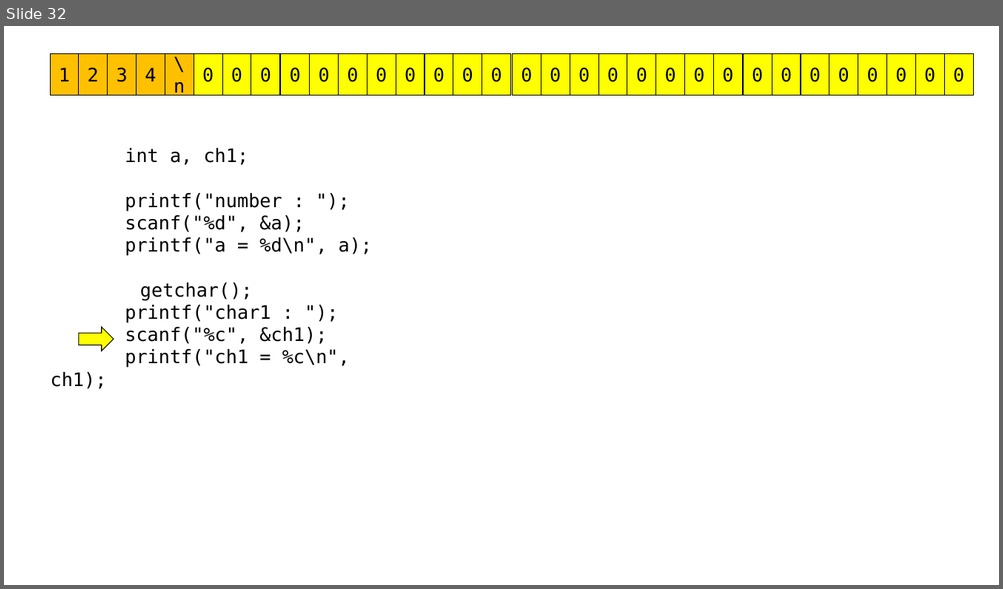
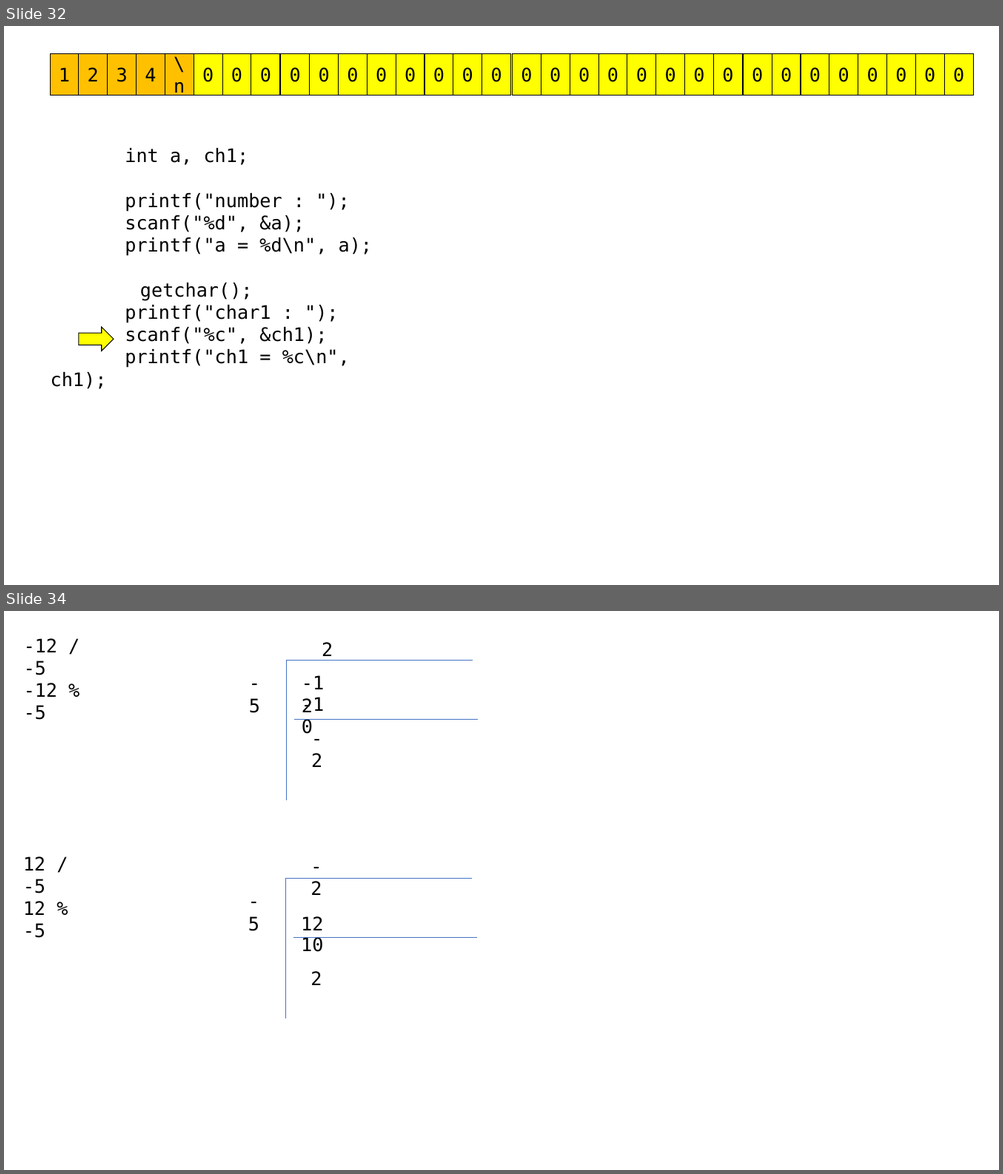
Before and after one commit to imguru-mooc/C_basic_AIR, a slide deck: C_판서.pptx. Shown one above the other, each under a label of ours: slide 32 before the commit, slides 32 and 34 after it; the slides between them are not shown. The pictures are 1003x589 and 1003x1174 pixels, drawn with LibreOffice and Linux fonts; fonts in the diff are those of the drawing. Boxes give left, top, right and bottom in pixels: in the first picture for what was removed or moved away, otherwise in the second. Text is boxed around its words. In the diff, an @@ line names an element or a change of style, - is before the commit and + after.

```diff
--- a/C_판서.pptx
+++ b/C_판서.pptx
@@ slide 34 added at (4,611,999,1170), background #FFFFFF @@
@@ text added at (24,638,58,720), 18 pt, text #000000 @@
+-12 / -5
+-12 % -5
@@ text added at (321,642,333,661), 18 pt, text #000000 @@
+2
@@ line added from (286, 661) to (472, 661), #4472C4 0.5 pt @@
@@ line added from (286, 661) to (286, 800), #4472C4 0.5 pt @@
@@ text added at (249,698,260,713), 18 pt, text #000000 @@
+-5
@@ text added at (301,698,313,712), 18 pt, text #000000 @@
+-2
@@ line added from (294, 719) to (478, 719), #4472C4 0.5 pt @@
@@ text added at (23,857,45,938), 18 pt, text #000000 @@
+12 / -5
+12 % -5
@@ line added from (285, 879) to (472, 879), #4472C4 0.5 pt @@
@@ line added from (285, 879) to (285, 1019), #4472C4 0.5 pt @@
@@ text added at (293,886,340,916), 18 pt, text #000000 @@
+12
@@ text added at (310,881,321,895), 18 pt, text #000000 @@
+-2
@@ text added at (248,917,259,931), 18 pt, text #000000 @@
+-5
@@ text added at (293,907,340,937), 18 pt, text #000000 @@
+10
@@ text added at (301,917,323,931), 18 pt, text #000000 @@
+-12
@@ line added from (293, 938) to (477, 938), #4472C4 0.5 pt @@
@@ text added at (301,937,323,952), 18 pt, text #000000 @@
+-10
@@ text added at (310,971,321,985), 18 pt, text #000000 @@
+2
```
Also in this commit, not shown: 1 slide changed, 6 other slides added, 1 other file.
